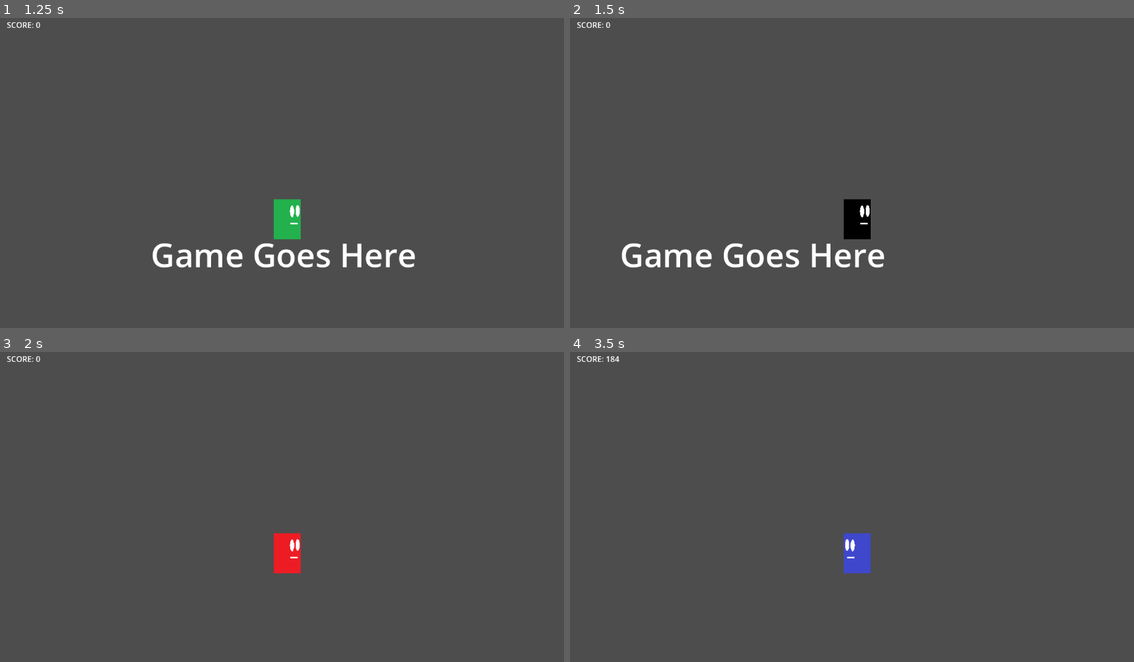
Above: before the commit, frames 1-4 (two rows, left to right).
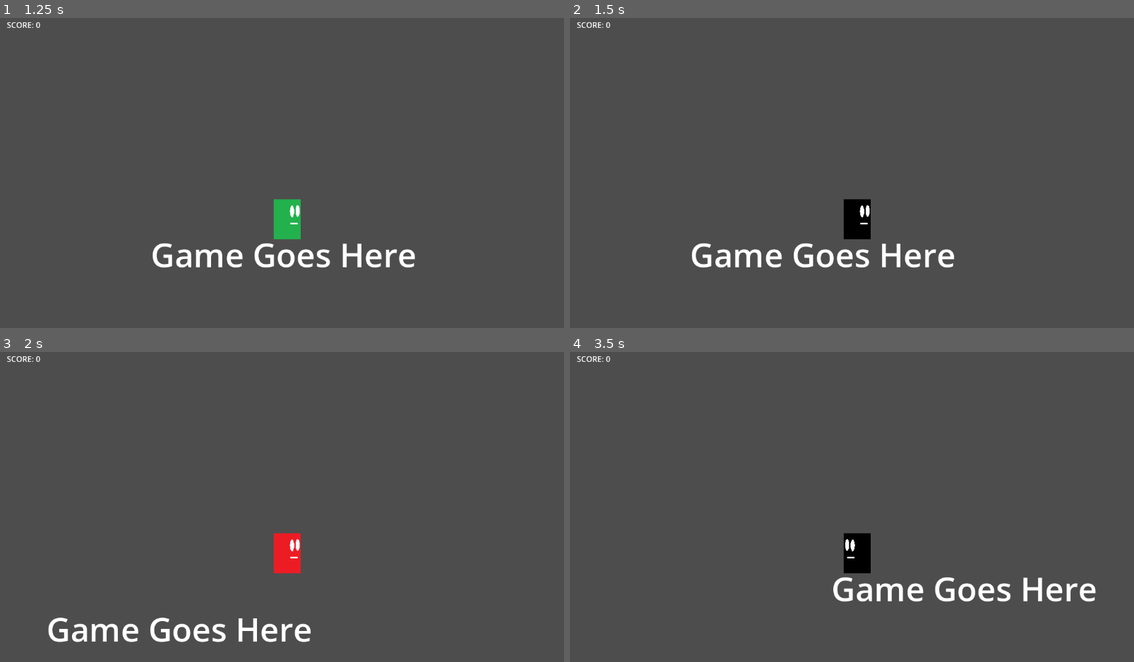
Above: after the commit, the same moments.

Repository: red-star-fighter/Test-Game-Project-2
Game: Godot game, scene res://Main Menu.tscn
Two runs of this game, one before a commit and one after it. Both use one fixed random seed, a clock stepped at 60 frames per second and the inputs below.
Inputs:
- Up to frame 1 (1.25 s): click "Play" at 0.5 s
- Up to frame 2 (1.5 s): tap Enter at 1.25 s; hold D (moveRight) from 1.28 s (still down); tap Shift (shift) at 1.35 s
- Up to frame 3 (2 s): keep holding D (moveRight); tap Space (jump) at 1.52 s
- Up to frame 4 (3.5 s): tap Shift (shift) at 2.1, 2.85 s; tap Space (jump) at 2.27 s; release D (moveRight) at 2.78 s; hold A (moveLeft) from 2.78 s (still down)

Frame 1 is identical in both runs. In frame 2, 2.0% of the frame differs, in the area x 9-69%, y 72-81%; in frame 3, 1.4%; in frame 4, 2.0%, in the area x 6-94%, y 1-81%.

Commit message:
smol update

Diff:
--- a/Player/Player.gd
+++ b/Player/Player.gd
@@ -53,8 +53,11 @@
 		if velocity.y > 0:
 			anim.play("Fall")
 	elif direction and Input.is_action_pressed("moveLeft")or Input.is_action_pressed("moveRight"):
-		if sign(velocity.x) == direction or velocity.x == 0:
-			velocity.x += direction * SPEED * (delta*2)
+		print(velocity.x)
+		if (sign(velocity.x) == direction or velocity.x == 0) and abs(velocity.x) < SPEED:
+			velocity.x += direction * SPEED * (delta*4)
+		elif velocity.x >= SPEED and sign(velocity.x) == direction:
+			velocity.x = SPEED
 		else:
 			velocity.x = move_toward(velocity.x, 0, SPEED*delta*4)
 		if velocity.y == 0:
